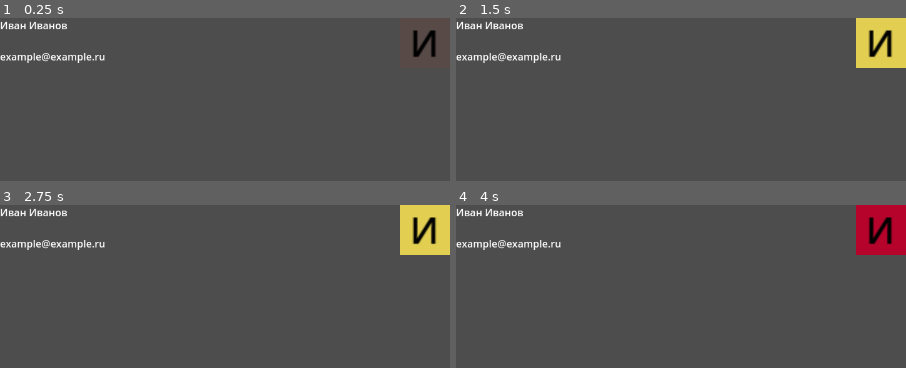
Above: before the commit, frames 1-4 (two rows, left to right).
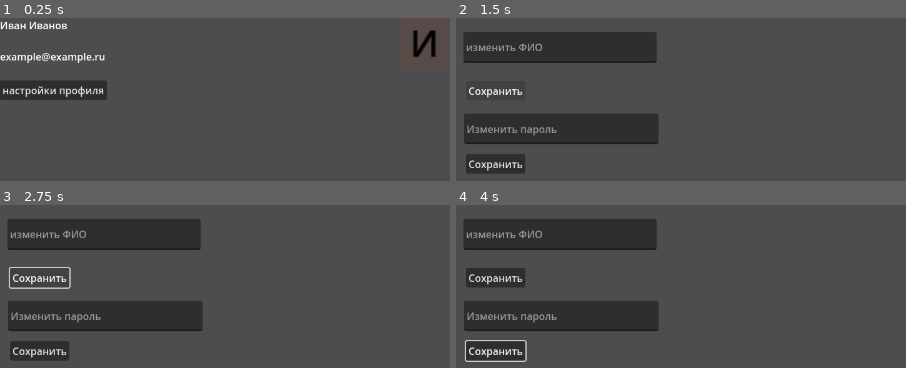
Above: after the commit, the same moments.

Repository: fretpool2/trashcan
Game: Godot game, scene res://scene/pages/profile/profile.tscn
Same seed, same stepped clock (60 frames per second), same inputs: the game is played once before the commit and once after it. This scene is started directly instead of the project's main scene.
Inputs (mouse positions are in pixels of both pictures, inside the frame that each line leads up to):
- Up to frame 1 (0.25 s): no input
- Up to frame 2 (1.5 s): click (879, 42) at 0.5 s; click (510, 89) at 1.25 s, where only the run after the commit has a clickable "настройки профиля"
- Up to frame 3 (2.75 s): click (40, 278) at 2 s, where only the run after the commit has a clickable "Сохранить"
- Up to frame 4 (4 s): click (496, 351) at 2.75 s, where only the run after the commit has a clickable "Сохранить"; click (879, 229) at 3.52 s

The runs differ from the first frame. In frame 1, 2.4% of the frame differs, in the area x 0-24%, y 38-51%; in frame 2, 21%; in frame 3, 21%; in frame 4, 22%, in the area x 0-100%, y 0-97%.

Commit message:
profileSwtting
setting

Diff:
--- /dev/null
+++ b/scene/pages/Setingprof/SetingsProfile.tscn
@@ -0,0 +1,69 @@
+[gd_scene load_steps=2 format=3 uid="uid://cfkypqauofras"]
+
+[ext_resource type="Script" path="res://script/profile/SetingsProfile.gd" id="1_348tn"]
+
+[node name="SetingProf" type="Control"]
+layout_mode = 3
+anchors_preset = 15
+anchor_right = 1.0
+anchor_bottom = 1.0
+grow_horizontal = 2
+grow_vertical = 2
+script = ExtResource("1_348tn")
+
+[node name="MarginContainer" type="MarginContainer" parent="."]
+layout_mode = 1
+anchors_preset = -1
+anchor_right = 1.0
+anchor_bottom = 1.0
+
+[node name="VBoxContainer" type="VBoxContainer" parent="MarginContainer"]
+layout_mode = 2
+
+[node name="changeName" type="Control" parent="MarginContainer/VBoxContainer"]
+layout_mode = 2
+
+[node name="changeName" type="LineEdit" parent="MarginContainer/VBoxContainer/changeName"]
+layout_mode = 0
+offset_left = 12.0
+offset_top = 22.0
+offset_right = 321.0
+offset_bottom = 72.0
+placeholder_text = "изменить ФИО"
+
+[node name="save" type="Control" parent="MarginContainer/VBoxContainer"]
+layout_mode = 2
+
+[node name="saveName" type="Button" parent="MarginContainer/VBoxContainer/save"]
+layout_mode = 2
+offset_left = 16.0
+offset_top = 97.0
+offset_right = 111.0
+offset_bottom = 128.0
+size_flags_horizontal = 0
+text = "Сохранить"
+
+[node name="changePasword" type="Control" parent="MarginContainer/VBoxContainer"]
+layout_mode = 2
+
+[node name="changePasword" type="LineEdit" parent="MarginContainer/VBoxContainer/changePasword"]
+layout_mode = 0
+offset_left = 13.0
+offset_top = 145.0
+offset_right = 324.0
+offset_bottom = 194.0
+placeholder_text = "Изменить пароль"
+
+[node name="save2" type="Control" parent="MarginContainer/VBoxContainer"]
+layout_mode = 2
+
+[node name="savePasword" type="Button" parent="MarginContainer/VBoxContainer/save2"]
+layout_mode = 0
+offset_left = 16.0
+offset_top = 206.0
+offset_right = 111.0
+offset_bottom = 237.0
+text = "Сохранить"
+
+[connection signal="pressed" from="MarginContainer/VBoxContainer/save/saveName" to="." method="_on_save_name_pressed"]
+[connection signal="pressed" from="MarginContainer/VBoxContainer/save2/savePasword" to="." method="_on_save_pasword_pressed"]
--- a/scene/pages/profile/profile.tscn
+++ b/scene/pages/profile/profile.tscn
@@ -1,6 +1,6 @@
 [gd_scene load_steps=3 format=3 uid="uid://b17dfxcta4ch5"]
 
-[ext_resource type="Script" path="res://scene/pages/profile/profile.gd" id="1_8a8mo"]
+[ext_resource type="Script" path="res://script/profile/profile.gd" id="1_8a8mo"]
 [ext_resource type="PackedScene" uid="uid://c1ix7mdunipu4" path="res://scene/Itoms/photo.tscn" id="2_6mheg"]
 
 [node name="Profile" type="Control"]
@@ -44,6 +44,11 @@
 offset_bottom = 23.0
 text = "mail"
 
+[node name="seting" type="Button" parent="MarginContainer/VBoxContainer"]
+layout_mode = 2
+size_flags_horizontal = 0
+text = "настройки профиля"
+
 [node name="HBoxContainer" type="HBoxContainer" parent="MarginContainer"]
 layout_mode = 2
 size_flags_horizontal = 8
@@ -61,3 +66,5 @@
 [node name="Photo" parent="MarginContainer/HBoxContainer/photos" instance=ExtResource("2_6mheg")]
 layout_mode = 1
 scale = Vector2(2, 2)
+
+[connection signal="pressed" from="MarginContainer/VBoxContainer/seting" to="." method="_on_seting_pressed"]
--- /dev/null
+++ b/script/profile/SetingsProfile.gd
@@ -0,0 +1,15 @@
+extends Control
+
+
+@onready var changeName = $MarginContainer/VBoxContainer/changeName/changeName
+@onready var changePasword = $MarginContainer/VBoxContainer/changePasword/changePasword
+
+
+func _on_save_name_pressed():
+	Accaunt.firstName = changeName
+
+
+
+func _on_save_pasword_pressed():
+	Accaunt.password = changePasword
+	print(Accaunt.password)
--- a/scene/pages/profile/profile.gd
+++ b/script/profile/profile.gd
@@ -6,3 +6,10 @@
 func _ready():
 	nameFL.text = Accaunt.firstName + " " + Accaunt.lastName
 	mail.text = Accaunt.mail
+
+
+
+
+
+func _on_seting_pressed():
+	get_tree().change_scene_to_file("res://scene/pages/Setingprof/SetingsProfile.tscn")
Binary file added: Новая папка/pngwing.com (1).png
